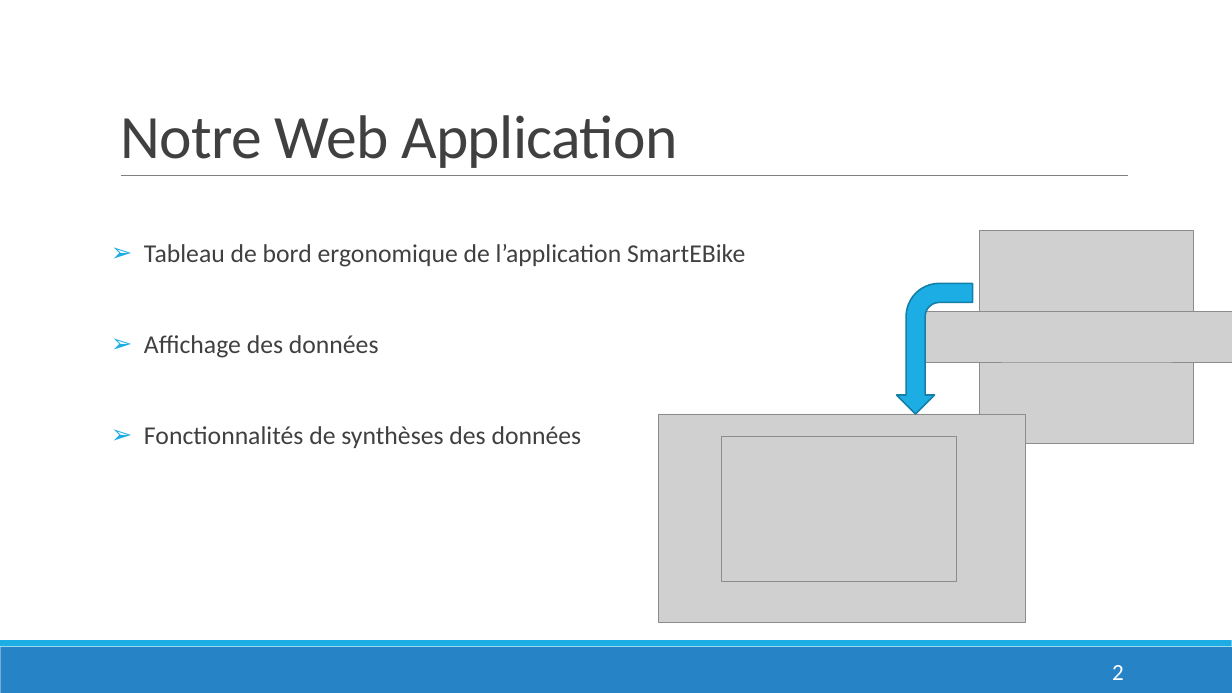
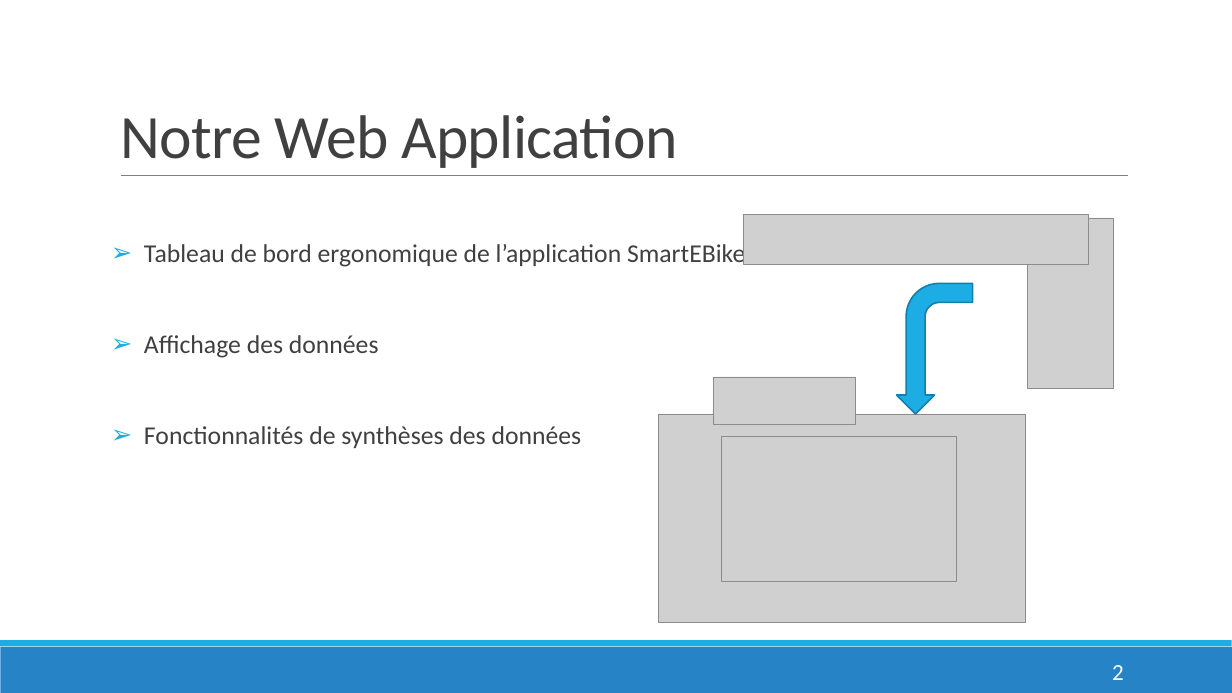
Before and after one commit to QuentinLeGoff/projetJXS, a slide deck: slide 2 of WeBike.pptx. Drawn at 1232x693 pixels with LibreOffice and Linux fonts; fonts in the diff are those of the drawing; grey boxes stand for pictures; background and template pictures are left out. Boxes give left, top, right and bottom in pixels: in the first picture for what was removed or moved away, otherwise in the second. Text is boxed around its words. In the diff, an @@ line names an element or a change of style, - is before the commit and + after.

```diff
--- a/WeBike.pptx
+++ b/WeBike.pptx
@@ picture: place and size @@
-picture at box(914, 312, 1232, 362)
+picture at box(744, 214, 1089, 264)
@@ picture removed at box(980, 230, 1193, 444) @@
@@ picture added at box(1028, 218, 1114, 388) @@
@@ picture added at box(714, 377, 856, 424) @@
```
Also in this commit, not shown: 1 other slide changed.
